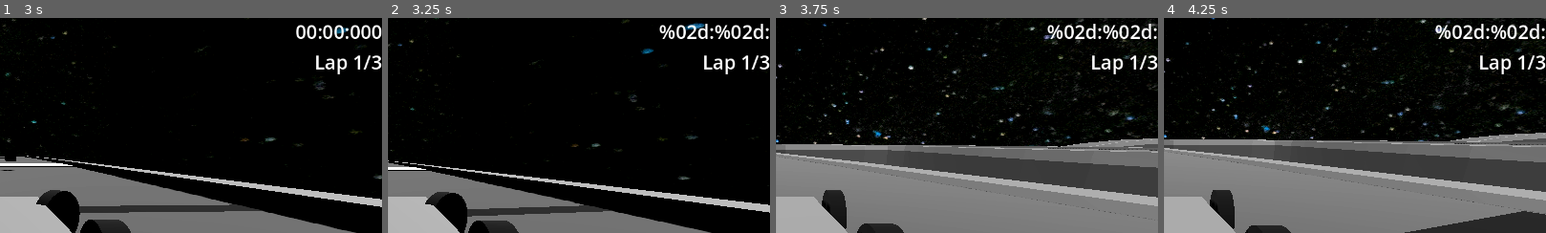
Above: before the commit, frames 1-4 (left to right).
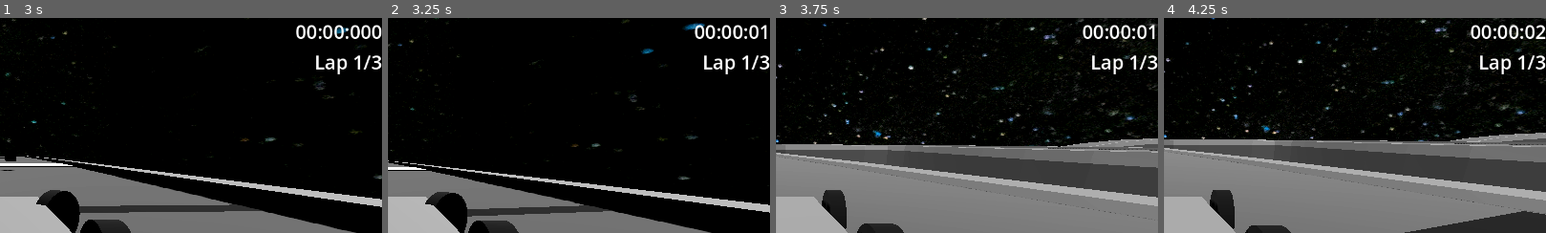
Above: after the commit, the same moments.

Repository: worcestertechnicalhighschool/kart-racer-origin
Game: Godot game, scene res://scenes/ui_scenes/menus/title_screen.tscn
Two runs of this game, one before a commit and one after it. Both use one fixed random seed, a clock stepped at 60 frames per second and the inputs below.
Inputs:
- Up to frame 1 (3 s): click "Single Player" at 0.5 s; click "Single Player" at 1.25 s; click "curve_test" at 2 s; tap Enter (throw_item) at 2.75 s; hold D (right) from 2.78 s (still down); hold Shift (drift) from 2.78 s (still down)
- Up to frame 2 (3.25 s): keep holding D (right); keep holding Shift (drift)
- Up to frame 3 (3.75 s): release D (right) at 3.53 s; release Shift (drift) at 3.53 s; hold S (backward) from 3.53 s (still down); tap Enter (throw_item) at 3.6 s
- Up to frame 4 (4.25 s): keep holding S (backward)
The pictures show only the part of the screen within x 50-100%, y 0-50%; the shares and areas given below are measured in that part.

Frame 1 is identical in both runs. In frame 2, 1.3% of the frame differs, in the area x 71-100%, y 2-10%; in frame 3, 1.3%; in frame 4, 1.3%.

Commit message:
timer works again

Diff:
--- a/scripts/car_ui.gd
+++ b/scripts/car_ui.gd
@@ -9,9 +9,9 @@
 
 func _on_timer_timeout() -> void:
 	actual_timer += 1
-	#var hours = int(actual_timer / 60) / 60
+	var hours = int(actual_timer / 60) / 60
 	var minutes = int(actual_timer / 60)
 	var seconds = actual_timer - minutes * 60
-	var milliseconds = int(actual_timer / 1000)
+	#var milliseconds = int(actual_timer / 1000)
 
-	$Time.text = '%02d:%02d:' + str(milliseconds) % [minutes, seconds, milliseconds]
+	$Time.text = '%02d:%02d:%02d' % [hours, minutes, seconds]
Not shown: 1 places in scenes/map_scenes/curve_test.tscn that only renumber resources
